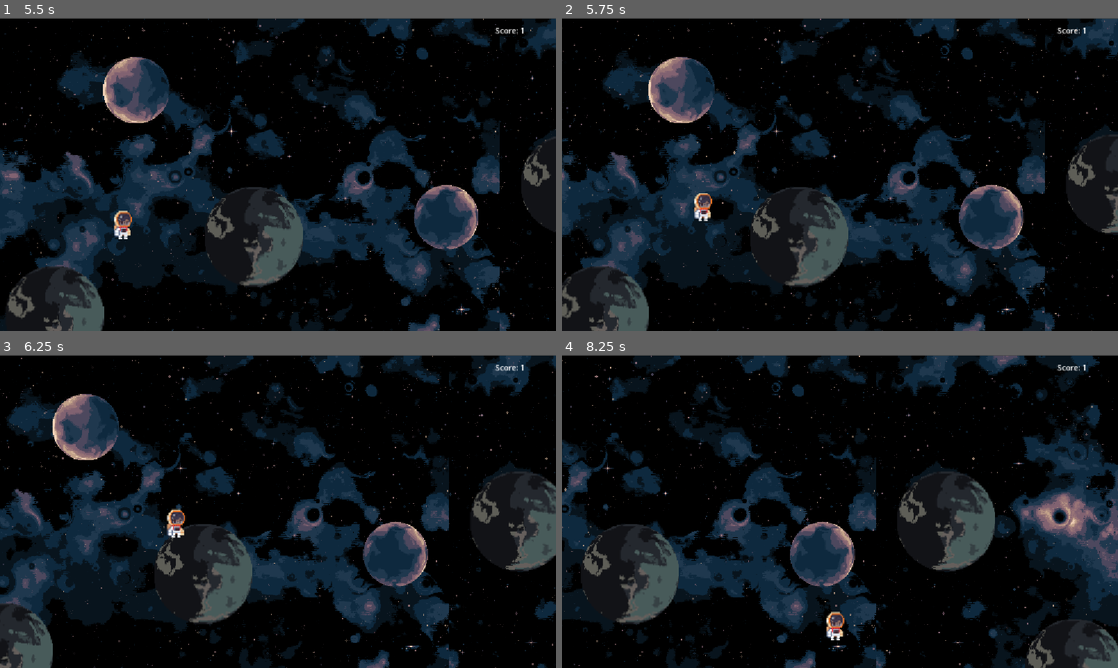
Above: before the commit, frames 1-4 (two rows, left to right).
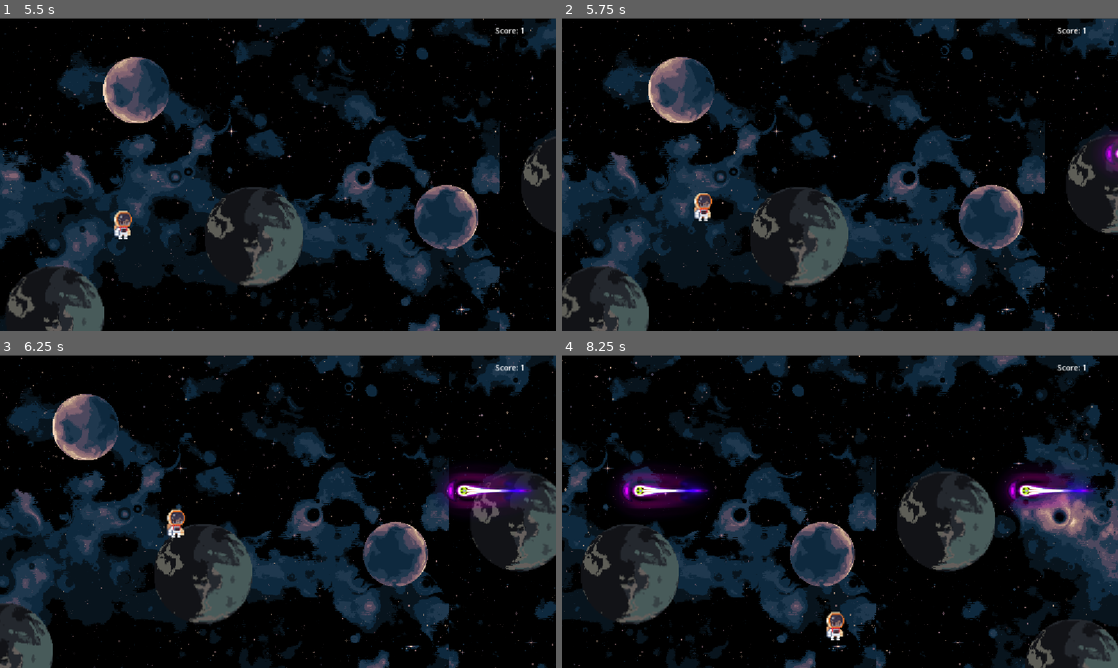
Above: after the commit, the same moments.

Repository: Zain-Abusal/Haven-Dubai
Game: Godot game, scene res://main_menu.tscn
Two runs of this game, one before a commit and one after it. Both use one fixed random seed, a clock stepped at 60 frames per second and the inputs below.
Inputs (mouse positions are in pixels of both pictures, inside the frame that each line leads up to):
- Up to frame 1 (5.5 s): click (278, 174) at 0.5 s; tap Enter (ui_accept) at 1.25, 1.35, 1.52, 1.82, 2.1, 2.27, 2.57, 2.85, 3.6, 3.77, 4.07, 4.35, 4.52, 4.82, 5.1, 5.27 s; hold Right (ui_right) 1.28-2.78 s; hold Left (ui_left) 2.78-5.03 s; hold Right (ui_right) from 5.03 s (still down)
- Up to frame 2 (5.75 s): keep holding Right (ui_right); tap Enter (ui_accept) at 5.57 s
- Up to frame 3 (6.25 s): keep holding Right (ui_right); tap Enter (ui_accept) at 5.85 s
- Up to frame 4 (8.25 s): keep holding Right (ui_right); tap Enter (ui_accept) at 6.6, 6.77, 7.07, 7.35, 7.52, 7.82, 8.1 s

Frame 1 is identical in both runs. In frame 2, 0.3% of the frame differs, in the area x 97-100%, y 37-49%; in frame 3, 1.4%; in frame 4, 2.8%, in the area x 9-96%, y 37-50%.

Commit message:
done

Diff:
--- /dev/null
+++ b/lost-in-orbit/bullet.gd
@@ -0,0 +1,63 @@
+extends Area2D
+
+@export var is_spawner: bool = true
+var speed: float = 400.0
+var direction: Vector2 = Vector2.LEFT
+
+func _ready() -> void:
+	# 1. Force the engine to monitor collisions and look at Layer 1
+	monitoring = true
+	collision_mask = 1
+
+	if is_spawner:
+		var timer = Timer.new()
+		timer.wait_time = 2.0
+		timer.autostart = true
+		timer.timeout.connect(spawn_duplicate)
+		add_child(timer)
+	else:
+		rotation = direction.angle()
+
+func _process(delta: float) -> void:
+	if not is_spawner:
+		# Move the bullet
+		position += direction * speed * delta
+
+		# 2. FOOLPROOF DETECTION: Check overlaps every frame
+		var touched_objects = get_overlapping_bodies()
+
+		for object in touched_objects:
+			if object.is_in_group("player"):
+				print("Direct overlap detected! Game Over.")
+				get_tree().call_deferred("reload_current_scene")
+
+func spawn_duplicate() -> void:
+	var clone = self.duplicate()
+	clone.is_spawner = false
+
+	# Make the main node visible
+	clone.visible = true
+
+	# --- NEW: GENERATE THE SPRITE VIA CODE ---
+	var new_sprite = Sprite2D.new()
+
+	# Load the image (Change the .png or add folders if needed, e.g. "res://assets/57.png")
+	var img_texture = load("res://57.png")
+	new_sprite.texture = img_texture
+
+	# Set size/scale to 1, 1
+	new_sprite.scale = Vector2(1, 1)
+
+	# Force it to draw over everything
+	new_sprite.z_index = 100
+
+	# Attach the new sprite to the cloned bullet
+	clone.add_child(new_sprite)
+	# -----------------------------------------
+
+	add_sibling(clone)
+	clone.global_position = global_position
+
+func _on_visible_on_screen_notifier_2d_screen_exited() -> void:
+	if not is_spawner:
+		queue_free()
--- /dev/null
+++ b/lost-in-orbit/bullet.tscn
@@ -0,0 +1,21 @@
+[gd_scene format=3 uid="uid://8qvh7qtxnu0p"]
+
+[ext_resource type="Texture2D" uid="uid://c8n4mkegoo8qv" path="res://57.png" id="1_v8qja"]
+[ext_resource type="Script" uid="uid://pfg17p6wase0" path="res://bullet.gd" id="2_t4vbm"]
+
+[sub_resource type="RectangleShape2D" id="RectangleShape2D_1vivr"]
+size = Vector2(163, 48)
+
+[node name="Bullet" type="Sprite2D" unique_id=819995625 groups=["laser", "player"]]
+z_index = 10
+texture = ExtResource("1_v8qja")
+
+[node name="Timer" type="Timer" parent="." unique_id=1847168894]
+wait_time = 2.675
+autostart = true
+
+[node name="Area2D" type="Area2D" parent="." unique_id=138656354]
+script = ExtResource("2_t4vbm")
+
+[node name="CollisionShape2D" type="CollisionShape2D" parent="Area2D" unique_id=1901831437]
+shape = SubResource("RectangleShape2D_1vivr")
--- a/lost-in-orbit/character_body_2d.gd
+++ b/lost-in-orbit/character_body_2d.gd
@@ -6,51 +6,57 @@
 
 @onready var animated_sprite: AnimatedSprite2D = $AnimatedSprite2D
 
-# Tracks whether the player has touched the floor since their last jump
 var can_jump: bool = false
 
 func _physics_process(delta: float) -> void:
-	# 1. Check floor state first and reset jump allowance ONLY when firmly grounded
 	if is_on_floor():
 		can_jump = true
 	else:
 		velocity.y += GRAVITY * delta
 
-	# 2. Handle jump ONLY when grounded AND jump hasn't been used yet
 	if Input.is_action_just_pressed("ui_accept") and is_on_floor() and can_jump:
 		velocity.y = JUMP_VELOCITY
 		animated_sprite.play("Jump")
-		print("played Jump")
-		can_jump = false # Locks jumping until the player lands again
+		can_jump = false
 
-	# 3. Get input direction and move horizontally
 	var direction := Input.get_axis("ui_left", "ui_right")
 	if direction:
 		velocity.x = direction * SPEED
 	else:
 		velocity.x = move_toward(velocity.x, 0, SPEED)
 
-	# 4. Update sprite direction and animations
 	update_animations(direction)
 
-	# 5. Apply movement (updates is_on_floor() for the next frame)
+	# Apply movement
 	move_and_slide()
 
+	# NEW: Check for collisions immediately after moving
+	check_for_lasers()
+
 func update_animations(direction: float) -> void:
-	# Flip sprite horizontally based on movement direction
 	if direction > 0:
 		animated_sprite.flip_h = false
 	elif direction < 0:
 		animated_sprite.flip_h = true
 
-	# Play Jump when airborne, otherwise play Walking or Idle
 	if not is_on_floor():
 		animated_sprite.play("Idle")
 	elif direction != 0:
 		animated_sprite.play("Walking")
 
+func check_for_lasers() -> void:
+	# Loop through everything the player bumped into this frame
+	for i in get_slide_collision_count():
+		var collision = get_slide_collision(i)
+		var collider = collision.get_collider()
 
-# Handle player leaving viewport
+		# If the object we hit is in the laser group, trigger Game Over
+		if collider and collider.is_in_group("laser"):
+			trigger_game_over("Player touched a laser! Game Over.")
+
+func trigger_game_over(message: String) -> void:
+	print(message)
+	get_tree().call_deferred("reload_current_scene")
+
 func _on_visible_on_screen_notifier_2d_screen_exited() -> void:
-	print("Player left the screen! Game Over.")
-	get_tree().call_deferred("reload_current_scene")
+	trigger_game_over("Player left the screen! Game Over.")
--- a/lost-in-orbit/level_1.tscn
+++ b/lost-in-orbit/level_1.tscn
@@ -16,6 +16,8 @@
 [ext_resource type="Script" uid="uid://r24pc86s7cnh" path="res://label.gd" id="14_ubhxj"]
 [ext_resource type="Script" uid="uid://dj71rop8dx3t7" path="res://win_label.gd" id="15_ubhxj"]
 [ext_resource type="AudioStream" uid="uid://cjjjsrgdhpgil" path="res://loading.wav" id="16_65or1"]
+[ext_resource type="Texture2D" uid="uid://c8n4mkegoo8qv" path="res://57.png" id="17_gjkv5"]
+[ext_resource type="Script" uid="uid://pfg17p6wase0" path="res://bullet.gd" id="18_00ld1"]
 
 [sub_resource type="RectangleShape2D" id="RectangleShape2D_27bay"]
 size = Vector2(80.00004, 70.67311)
@@ -552,6 +554,9 @@
 
 [sub_resource type="LabelSettings" id="LabelSettings_1vivr"]
 
+[sub_resource type="RectangleShape2D" id="RectangleShape2D_1vivr"]
+size = Vector2(149, 37)
+
 [node name="Level1" type="Node2D" unique_id=1405165123]
 script = ExtResource("1_1pe0h")
 
@@ -715,7 +720,7 @@
 position = Vector2(-180, -175)
 shape = SubResource("CircleShape2D_0sxyj")
 
-[node name="Player" type="CharacterBody2D" parent="." unique_id=1533715046]
+[node name="Player" type="CharacterBody2D" parent="." unique_id=1533715046 groups=["player"]]
 position = Vector2(300, 87.00001)
 scale = Vector2(2.296875, 2.296875)
 script = ExtResource("3_gyffv")
@@ -759,4 +764,21 @@
 stream = ExtResource("16_65or1")
 autoplay = true
 
+[node name="laser" type="Sprite2D" parent="." unique_id=384193356 groups=["laser"]]
+z_index = 10
+position = Vector2(2480, 281)
+texture = ExtResource("17_gjkv5")
+
+[node name="Timer" type="Timer" parent="laser" unique_id=221934609]
+wait_time = 2.675
+autostart = true
+
+[node name="Hitbox" type="Area2D" parent="laser" unique_id=1653366017]
+script = ExtResource("18_00ld1")
+is_spawner = null
+
+[node name="CollisionShape2D" type="CollisionShape2D" parent="laser/Hitbox" unique_id=266171607]
+position = Vector2(-3.5, 0.5)
+shape = SubResource("RectangleShape2D_1vivr")
+
 [connection signal="screen_exited" from="Player/VisibleOnScreenNotifier2D" to="Player" method="_on_visible_on_screen_notifier_2d_screen_exited"]
--- a/lost-in-orbit/project.godot
+++ b/lost-in-orbit/project.godot
@@ -25,6 +25,11 @@
 window/stretch/mode="canvas_items"
 window/stretch/aspect="expand"
 
+[global_group]
+
+laser=""
+player=""
+
 [physics]
 
 3d/physics_engine="Jolt Physics"
Not shown, added: lost-in-orbit/bullet.gd.uid
